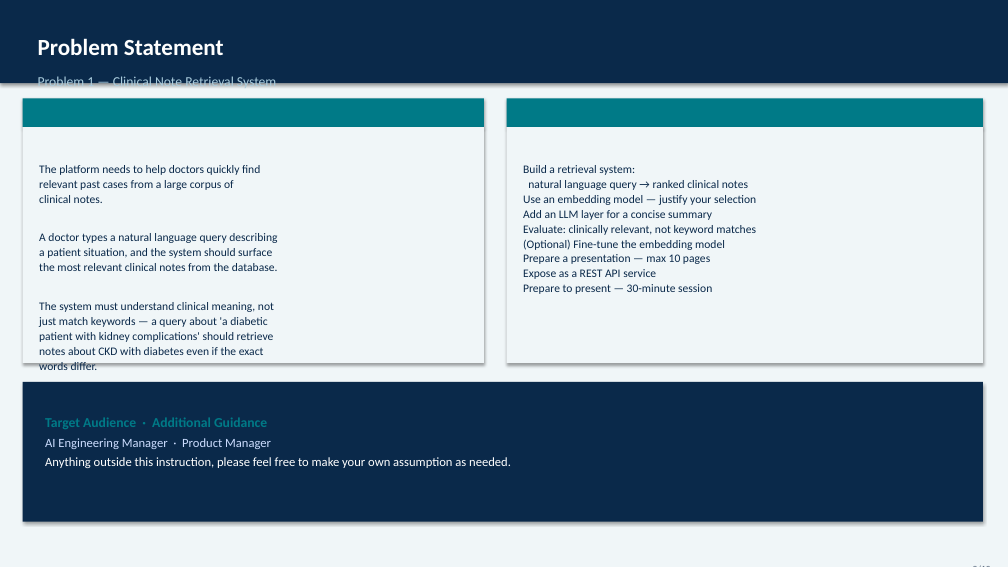
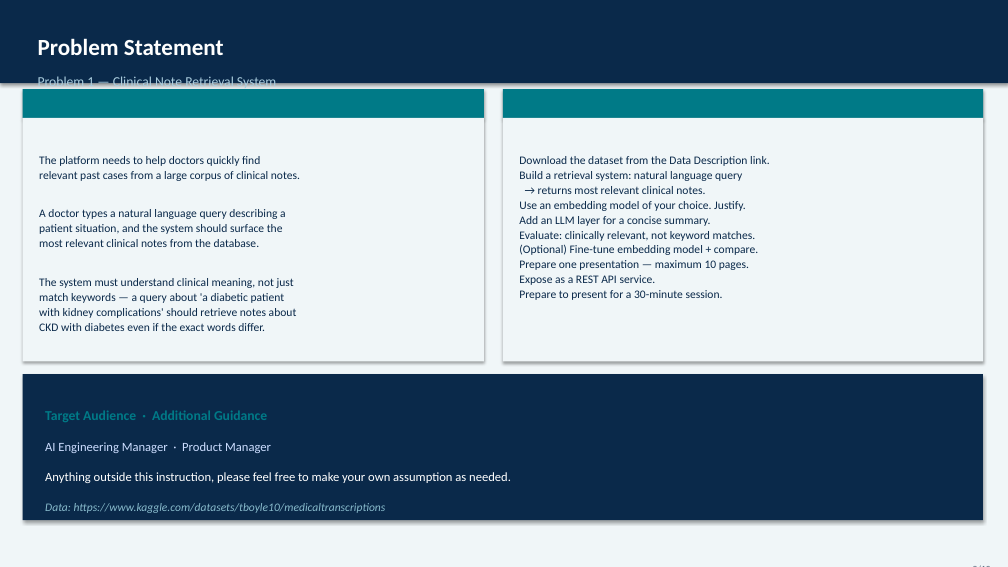
Before and after one commit to skunpoj/clinic, a slide deck: slide 2 of Clinical_Note_Retrieval_Exam.pptx. Drawn at 1008x567 pixels with LibreOffice and Linux fonts; fonts in the diff are those of the drawing. Boxes give left, top, right and bottom in pixels: in the first picture for what was removed or moved away, otherwise in the second. Text is boxed around its words. In the diff, an @@ line names an element or a change of style, - is before the commit and + after.

```diff
--- a/Clinical_Note_Retrieval_Exam.pptx
+++ b/Clinical_Note_Retrieval_Exam.pptx
@@ rectangle: place and size @@
-rectangle at (23, 98, 484, 127)
+rectangle at (23, 89, 484, 118)
@@ rectangle: place and size @@
-rectangle at (507, 98, 983, 127)
+rectangle at (503, 89, 983, 118)
@@ rectangle: place and size @@
-rectangle at (23, 127, 484, 363)
+rectangle at (23, 118, 484, 361)
@@ text "Problem Statement": place and size @@
-text "Problem Statement" at (30, 102, 476, 127)
+text "Problem Statement" at (30, 93, 476, 118)
@@ rectangle: place and size @@
-rectangle at (507, 127, 983, 363)
+rectangle at (503, 118, 983, 361)
@@ text "Instructions" rewrapped from (514, 102, 975, 127) to (510, 93, 975, 118) @@
@@ text "The platform needs to help ...": place and size @@
-text "The platform needs to help ..." at (39, 165, 278, 355)
+text "The platform needs to help ..." at (39, 156, 300, 331)
@@ text at (39, 171, 300, 331): text changed @@
-relevant past cases from a large corpus of
-clinical notes.
-A doctor types a natural language query describing
-a patient situation, and the system should surface
-the most relevant clinical notes from the database.
-The system must understand clinical meaning, not
-just match keywords — a query about 'a diabetic
-patient with kidney complications' should retrieve
-notes about CKD with diabetes even if the exact
-words differ.
+relevant past cases from a large corpus of clinical notes.
+A doctor types a natural language query describing a
+patient situation, and the system should surface the
+most relevant clinical notes from the database.
+The system must understand clinical meaning, not just
+match keywords — a query about 'a diabetic patient
+with kidney complications' should retrieve notes about
+CKD with diabetes even if the exact words differ.
@@ text at (519, 156, 770, 300): text changed @@
-Build a retrieval system:
-natural language query → ranked clinical notes
-Use an embedding model — justify your selection
-Add an LLM layer for a concise summary
-Evaluate: clinically relevant, not keyword matches
-(Optional) Fine-tune the embedding model
-Prepare a presentation — max 10 pages
-Expose as a REST API service
-Prepare to present — 30-minute session
+Download the dataset from the Data Description link.
+Build a retrieval system: natural language query
+→ returns most relevant clinical notes.
+Use an embedding model of your choice. Justify.
+Add an LLM layer for a concise summary.
+Evaluate: clinically relevant, not keyword matches.
+(Optional) Fine-tune embedding model + compare.
+Prepare one presentation — maximum 10 pages.
+Expose as a REST API service.
+Prepare to present for a 30-minute session.
@@ rectangle: place and size @@
-rectangle at (23, 382, 983, 522)
+rectangle at (23, 374, 983, 520)
@@ text at (45, 417, 271, 449): paragraphs removed @@
-Target Audience · Additional Guidance
-AI Engineering Manager · Product Manager
@@ text added at (45, 410, 267, 422), 13 pt, text #007A87, bold @@
+Target Audience · Additional Guidance
@@ text "Anything outside this instruction, please ...": place and size @@
-text "Anything outside this instruction, please ..." at (45, 417, 511, 468)
+text "Anything outside this instruction, please ..." at (45, 472, 511, 483)
@@ text "Anything outside this instruction, please ..." at (45, 472, 511, 483): less space between paragraphs @@
@@ text added at (45, 442, 271, 453), 12 pt, text #CCDDFF @@
+AI Engineering Manager · Product Manager
@@ text added at (45, 503, 386, 513), 11 pt, text #88BBCC, italic @@
+Data: https://www.kaggle.com/datasets/tboyle10/medicaltranscriptions
```
Also in this commit, not shown: 9 other slides changed, 2 other files.
